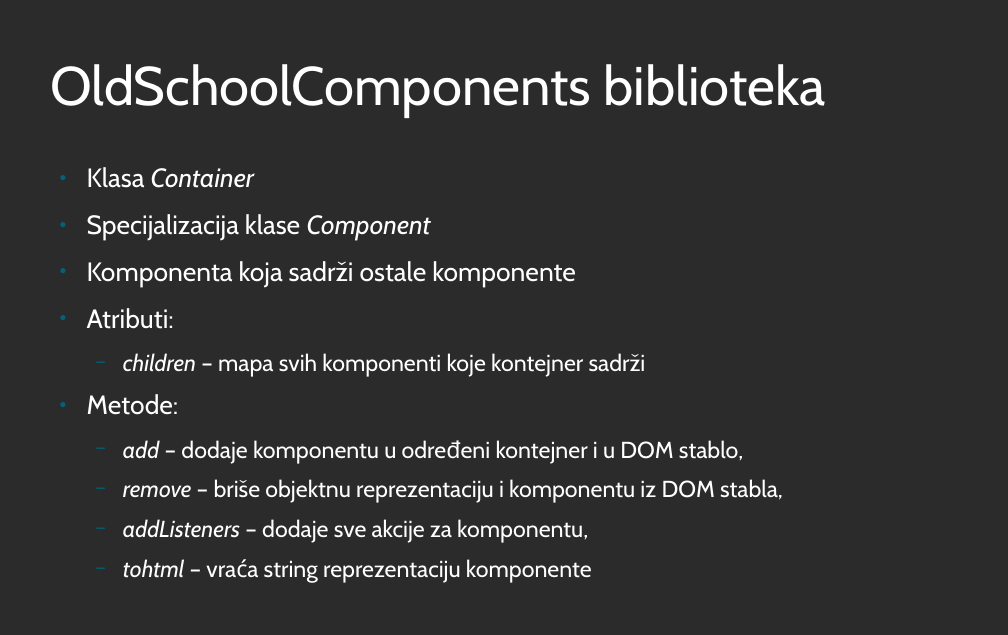
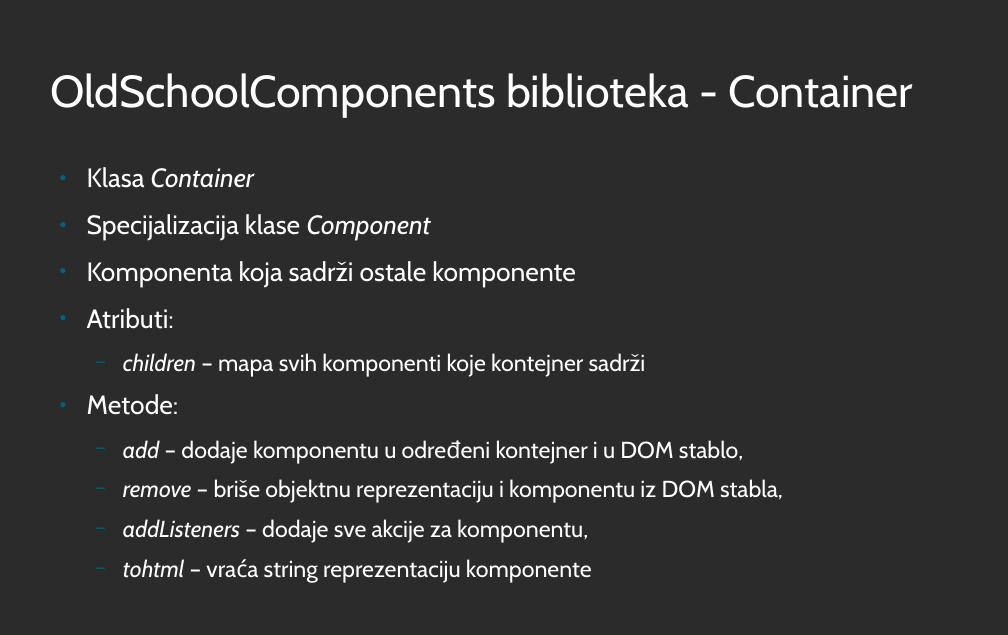
Before and after one commit to iv17/MScThesis, a slide deck: slide 8 of IvanaSavinPresentation.odp (slide 9 before the commit). Drawn at 1008x635 pixels with LibreOffice and Linux fonts; fonts in the diff are those of the drawing; background and template pictures are left out; a plain dark background stands for a picture behind light text. Boxes give left, top, right and bottom in pixels: in the first picture for what was removed or moved away, otherwise in the second. Text is boxed around its words. In the diff, an @@ line names an element or a change of style, - is before the commit and + after.

```diff
--- a/IvanaSavinPresentation.odp
+++ b/IvanaSavinPresentation.odp
@@ title at <box>50,73,913,117</box>: text changed; size 51 to 42 pt @@
-OldSchoolComponents biblioteka
+OldSchoolComponents biblioteka - Container
```
Also in this commit, not shown: 7 other slides changed, 1 slide removed, 2 other files.
